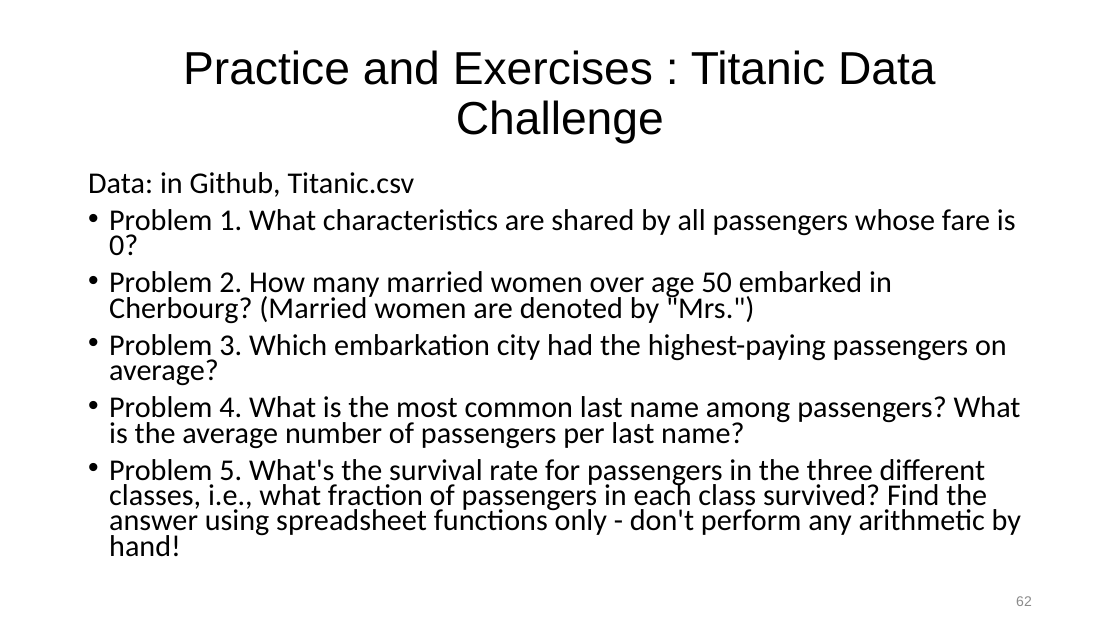
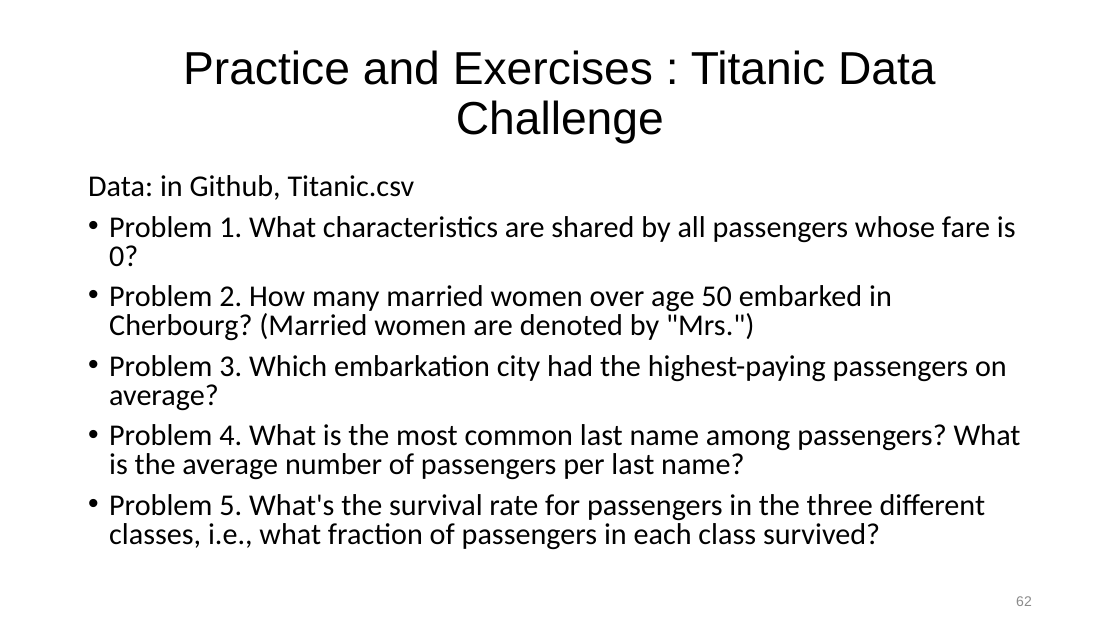
Before and after one commit to ketancmaheshwari/escience23tut, a slide deck: slide 62 of gnu-parallel-tutorial.pptx. Drawn at 1120x630 pixels with LibreOffice and Linux fonts; fonts in the diff are those of the drawing. Boxes give left, top, right and bottom in pixels: in the first picture for what was removed or moved away, otherwise in the second. Text is boxed around its words. In the diff, an @@ line names an element or a change of style, - is before the commit and + after.

```diff
--- a/gnu-parallel-tutorial.pptx
+++ b/gnu-parallel-tutorial.pptx
@@ text at (x1=88, y1=175, x2=1021, y2=480): line spacing 0.7 to 0.8 @@
@@ text at (x1=109, y1=494, x2=985, y2=550): text changed @@
-• Problem 5. What's the survival rate for passengers in the three different classes, i.e., what fraction of passengers in each class survived? Find the answer using spreadsheet functions only - don't perform any arithmetic by hand!
+• Problem 5. What's the survival rate for passengers in the three different classes, i.e., what fraction of passengers in each class survived?
```
Also in this commit, not shown: 10 other slides changed, 2 slides added, 1 other file.
